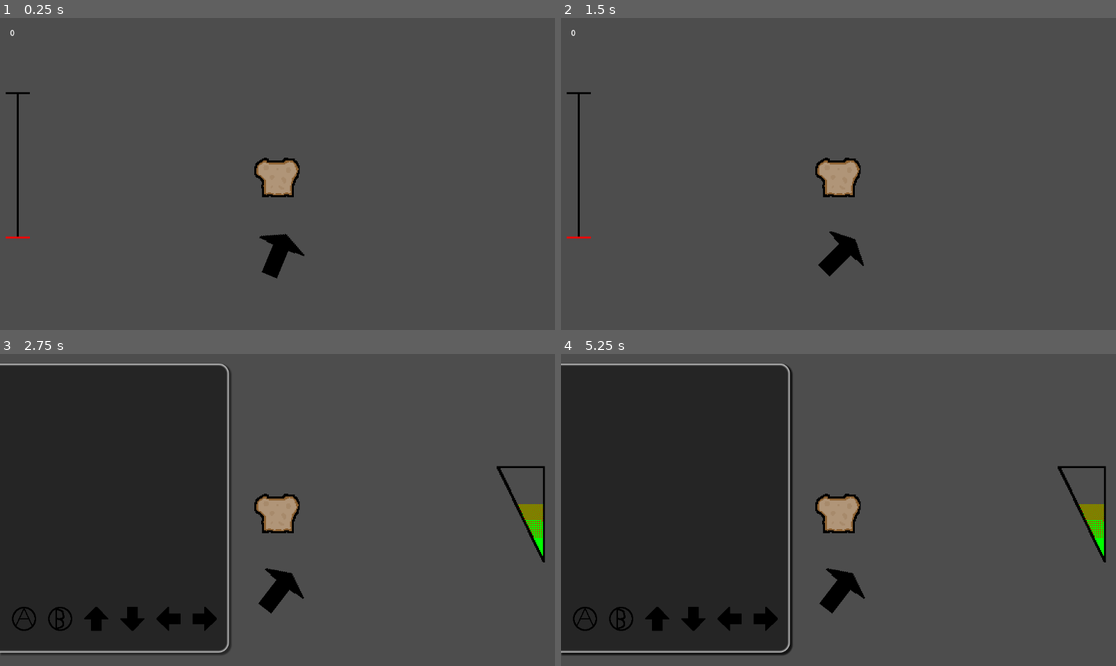
Above: before the commit, frames 1-4 (two rows, left to right).
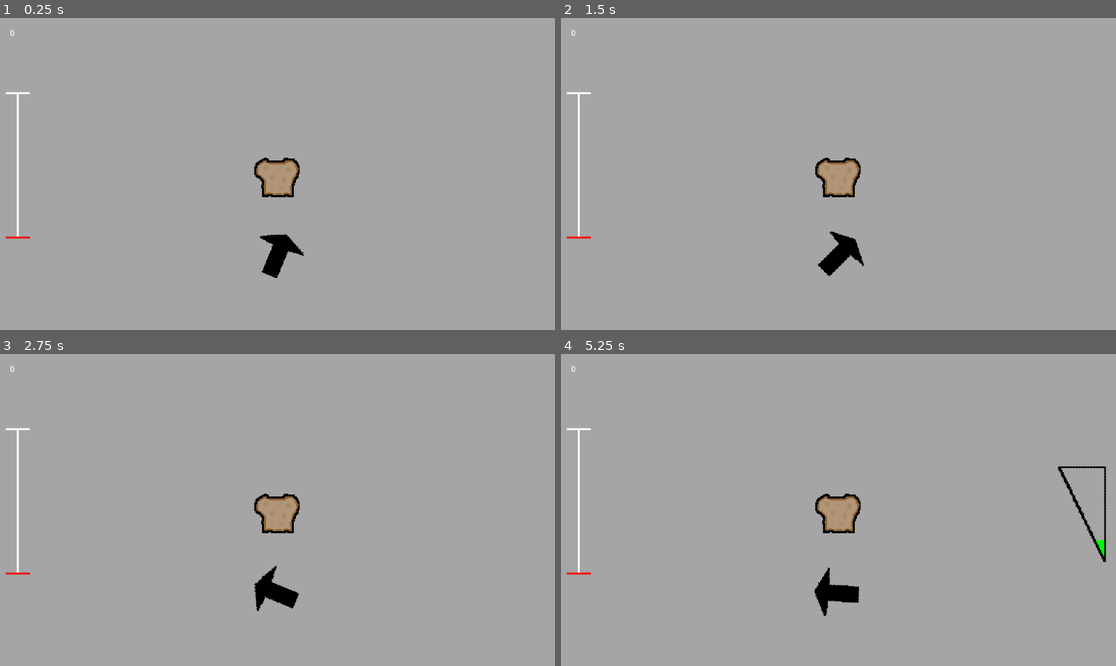
Above: after the commit, the same moments.

Repository: Venorrak/toast
Game: Godot game, scene res://Scenes/Scenes/world.tscn
Same seed, same stepped clock (60 frames per second), same inputs: the game is played once before the commit and once after it.
Inputs:
- Up to frame 1 (0.25 s): no input
- Up to frame 2 (1.5 s): hold Right (Right) 0.53-1.28 s; tap ` (A) at 0.6 s; tap R (results, bound only before the commit) at 0.8, 1.35 s; hold Down (Down) from 1.28 s (still down)
- Up to frame 3 (2.75 s): tap D (stopArrow, bound only before the commit) at 1.55, 2.1 s; release Down (Down) at 2.03 s; hold Right (Right) from 2.03 s (still down); tap F (stopGauge, bound only before the commit) at 2.3 s
- Up to frame 4 (5.25 s): release Right (Right) at 2.78 s; hold Up (Up) 2.78-3.53 s; tap F (stopGauge, bound only before the commit) at 2.85 s; tap E (throw, bound only before the commit) at 3.05, 3.6 s; tap Enter at 3.5 s; hold Left (Left) 3.53-5.03 s; tap ` (A) at 3.8, 4.35 s; tap R (results, bound only before the commit) at 4.55 s; hold Down (Down) from 5.03 s (still down); tap , (B) at 5.1 s

The runs differ from the first frame. In frame 1, 99% of the frame differs, in the area x 0-100%, y 0-100%; in frame 2, 99%; in frame 3, 99%; in frame 4, 98%.

Commit message:
changed params

Diff:
--- a/Code/Scripts/world.gd
+++ b/Code/Scripts/world.gd
@@ -19,7 +19,9 @@
 var QTEScene : PackedScene = preload("res://Scenes/Scenes/qte.tscn")
 @onready var toastStartPosition: Vector2 = $toast.global_position
 
-enum gameState {DIRECTION, POWER, THROW}
+var variationPercentage : float = 10 #if you change don't forget to change in qte.gd too
+
+enum gameState {DIRECTION, POWER, THROW, WAITING}
 var state = gameState.DIRECTION
 
 # Called when the node enters the scene tree for the first time.
@@ -44,36 +46,37 @@
 		arrow.rotation_degrees += rotationSpeed
 		if arrow.rotation_degrees >= 90 or arrow.rotation_degrees <= -90:
 			rotationSpeed *= -1
-	if Input.is_action_just_pressed("stopArrow"):
-		if state == gameState.DIRECTION:
-			rotationSpeed = 0
-			gauge.visible = true
-			state = gameState.POWER
-	if Input.is_action_just_pressed("throw"):
-		if state == gameState.THROW:
-			var vector = getdirectionVector()
-			vector *= toastSpeed
-			toast.linear_velocity = vector
-			arrow.visible = false
-			gauge.visible = false
-	if Input.is_action_just_pressed("stopGauge"):
-		if state == gameState.POWER:
-			toastSpeed = gauge.value
-			gaugeSpeed = 0
-			var minigame = QTEScene.instantiate()
-			minigame.connect("_minigame_finished", minigameFinished)
-			HUD.add_child(minigame)
-
-	if Input.is_action_just_pressed("results"):
-		var dist = target.position - toast.position
-		print(dist.length())
+	if Input.is_action_just_pressed("interact"):
+		match state:
+			gameState.DIRECTION:
+				rotationSpeed = 0
+				gauge.visible = true
+				state = gameState.POWER
+			gameState.THROW:
+				var vector = getdirectionVector()
+				vector *= toastSpeed
+				toast.linear_velocity = vector
+				arrow.visible = false
+				gauge.visible = false
+				state = gameState.WAITING
+			gameState.POWER:
+				toastSpeed = gauge.value
+				gaugeSpeed = 0
+				var minigame = QTEScene.instantiate()
+				minigame.connect("_minigame_finished", minigameFinished)
+				HUD.add_child(minigame)
+				state = gameState.WAITING
 
 func getdirectionVector():
 	var delta = aim.global_position - arrow.global_position
 	return delta.normalized()
 
 func minigameFinished(scene):
-	incertancy = scene.getScore()
+	incertancy = variationPercentage - scene.getScore()
+	print(incertancy)
+	var tenPercentOfPower = (variationPercentage * maxSpeed) / 100
+	incertancy = (incertancy * tenPercentOfPower) / variationPercentage
+	print(incertancy)
 	toastSpeed = randf_range(toastSpeed - incertancy, toastSpeed + incertancy)
 	scene.queue_free()
 	state = gameState.THROW
--- a/Scenes/Scenes/ProgressBar.tscn
+++ b/Scenes/Scenes/ProgressBar.tscn
@@ -8,17 +8,14 @@
 [node name="top" type="Line2D" parent="."]
 points = PackedVector2Array(0, 0, 50, 0)
 width = 4.0
-default_color = Color(0, 0, 0, 1)
 
 [node name="bottom" type="Line2D" parent="."]
 points = PackedVector2Array(0, 300, 50, 300)
 width = 4.0
-default_color = Color(0, 0, 0, 1)
 
 [node name="center" type="Line2D" parent="."]
 points = PackedVector2Array(25, 0, 25, 300)
 width = 4.0
-default_color = Color(0, 0, 0, 1)
 
 [node name="status" type="Line2D" parent="."]
 width = 4.0
--- a/Scenes/Scenes/qte.tscn
+++ b/Scenes/Scenes/qte.tscn
@@ -22,7 +22,7 @@
 
 [node name="Qte" type="Node2D"]
 script = ExtResource("1_hesyt")
-nbOfQTE = 10
+nbOfQTE = 1
 safeSpace = 50.0
 QTESpeed = 5.0
 separationSpace = 75
--- a/Scenes/Scenes/world.tscn
+++ b/Scenes/Scenes/world.tscn
@@ -10,7 +10,6 @@
 [ext_resource type="Texture2D" uid="uid://caykmy7xsnmvw" path="res://Rescources/2d/arrow.png" id="5_8mnj4"]
 
 [sub_resource type="PhysicsMaterial" id="PhysicsMaterial_utmbd"]
-friction = 0.75
 bounce = 0.9
 
 [sub_resource type="ShaderMaterial" id="ShaderMaterial_d8xs1"]
@@ -35,8 +34,21 @@
 script = ExtResource("1_kv0b3")
 rotationSpeed = 1.5
 gaugeSpeed = 10.0
-maxSpeed = 1250
+maxSpeed = 1400
 maxZoomCamera = 0.3
+
+[node name="background" type="ColorRect" parent="."]
+offset_left = -4207.0
+offset_top = -5895.0
+offset_right = 5793.0
+offset_bottom = 4105.0
+color = Color(0, 0, 0, 1)
+
+[node name="backgroundGame" type="ColorRect" parent="."]
+offset_top = -2893.0
+offset_right = 1152.0
+offset_bottom = 648.0
+color = Color(0.646029, 0.646029, 0.646029, 1)
 
 [node name="Camera2D" type="Camera2D" parent="."]
 position = Vector2(576, 324)
@@ -78,10 +90,10 @@
 
 [node name="toast" type="RigidBody2D" parent="."]
 position = Vector2(576, 324)
-mass = 0.553
+mass = 0.5
 physics_material_override = SubResource("PhysicsMaterial_utmbd")
 gravity_scale = 0.0
-angular_damp_mode = 1
+linear_damp = 0.1
 
 [node name="Icon" type="Sprite2D" parent="toast"]
 scale = Vector2(2, 2)
@@ -90,8 +102,7 @@
 [node name="CollisionPolygon2D" type="CollisionPolygon2D" parent="toast"]
 polygon = PackedVector2Array(-18, -28, 10, -28, 35, -32, 46, -18, 46, 0, 34, 24, 34, 48, -32, 48, -32, 16, -48, 2, -48, -16, -28, -34)
 
-[node name="ColorRect" type="ColorRect" parent="."]
-visible = false
+[node name="Shader" type="ColorRect" parent="."]
 material = SubResource("ShaderMaterial_d8xs1")
 offset_top = -2893.0
 offset_right = 16.0
--- a/project.godot
+++ b/project.godot
@@ -17,19 +17,9 @@
 
 [input]
 
-stopArrow={
-"deadzone": 0.5,
-"events": [Object(InputEventKey,"resource_local_to_scene":false,"resource_name":"","device":-1,"window_id":0,"alt_pressed":false,"shift_pressed":false,"ctrl_pressed":false,"meta_pressed":false,"pressed":false,"keycode":0,"physical_keycode":68,"key_label":0,"unicode":100,"location":0,"echo":false,"script":null)
-]
-}
-throw={
+interact={
 "deadzone": 0.5,
 "events": [Object(InputEventKey,"resource_local_to_scene":false,"resource_name":"","device":-1,"window_id":0,"alt_press …(192 unchanged characters)…
-]
-}
-stopGauge={
-"deadzone": 0.5,
-"events": [Object(InputEventKey,"resource_local_to_scene":false,"resource_name":"","device":-1,"window_id":0,"alt_pressed":false,"shift_pressed":false,"ctrl_pressed":false,"meta_pressed":false,"pressed":false,"keycode":0,"physical_keycode":70,"key_label":0,"unicode":102,"location":0,"echo":false,"script":null)
 ]
 }
 Up={
@@ -62,11 +52,6 @@
 "events": [Object(InputEventKey,"resource_local_to_scene":false,"resource_name":"","device":-1,"window_id":0,"alt_press …(191 unchanged characters)…
 ]
 }
-results={
-"deadzone": 0.5,
-"events": [Object(InputEventKey,"resource_local_to_scene":false,"resource_name":"","device":-1,"window_id":0,"alt_pressed":false,"shift_pressed":false,"ctrl_pressed":false,"meta_pressed":false,"pressed":false,"keycode":0,"physical_keycode":82,"key_label":0,"unicode":114,"location":0,"echo":false,"script":null)
-]
-}
 
 [rendering]
 
